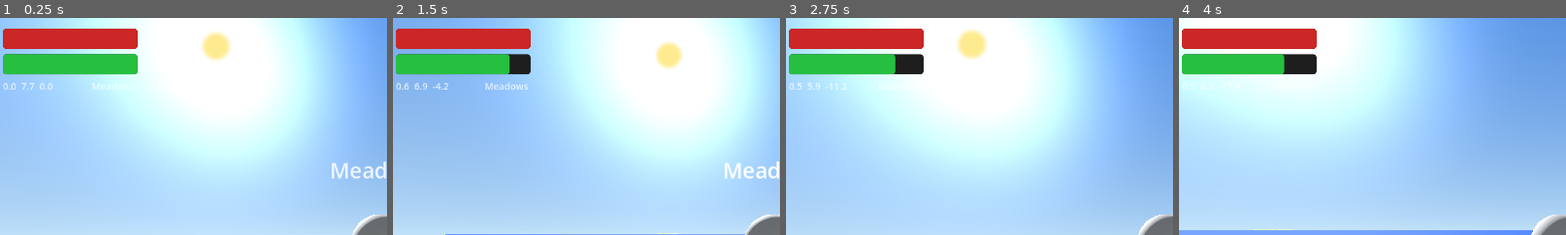
Above: before the commit, frames 1-4 (left to right).
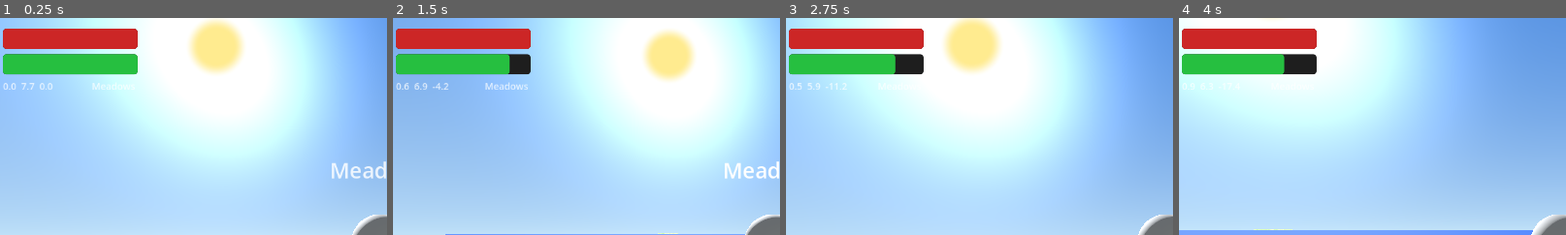
Above: after the commit, the same moments.

Repository: cpeter41/mingusbreath
Game: Godot game, scene res://scenes/world/World.tscn
Same seed, same stepped clock (60 frames per second), same inputs: the game is played once before the commit and once after it.
Inputs (mouse positions are % of the whole screen's width and height, from its top left):
- Up to frame 1 (0.25 s): no input
- Up to frame 2 (1.5 s): move the mouse to (55, 50) at 0.52 s; hold W (move_forward) from 0.53 s (still down); click (55, 50) at 0.6 s; tap Space (jump) at 0.77 s; move the mouse to (45, 50) at 1.27 s; right-click (45, 50) at 1.35 s
- Up to frame 3 (2.75 s): keep holding W (move_forward); tap Space (jump) at 1.52 s; move the mouse to (52, 48) at 2.02 s; tap Ctrl (dodge) at 2.1 s
- Up to frame 4 (4 s): keep holding W (move_forward); move the mouse to (49, 52) at 2.77 s; tap E (interact) at 2.85 s; tap Space (jump) at 3.02, 3.77 s; move the mouse to (57, 51) at 3.52 s; tap Q (spawn_boat) at 3.6 s
The pictures show only the part of the screen within x 1-51%, y 0-50%; the shares and areas given below are measured in that part.

The runs differ from the first frame. In frame 1, 2.3% of the frame differs, in the area x 48-63%, y 0-26%; in frame 2, 2.0%; in frame 3, 2.4%, in the area x 40-56%, y 0-26%; in frame 4, less than 0.1%.

Commit message:
changed sun/moon size

Diff:
--- a/scripts/world/moon.gd
+++ b/scripts/world/moon.gd
@@ -1,8 +1,8 @@
 class_name Moon
 extends DirectionalLight3D
 
-const DISC_DIST    := 900.0
-const DISC_SIZE    := Vector2(55.0, 55.0)
+const DISC_DIST    := 3000.0
+const DISC_SIZE    := Vector2(300.0, 300.0)
 const HORIZON_FADE := 0.1
 
 var _max_energy: float = 0.15
@@ -33,7 +33,7 @@
 	if cam == null:
 		return
 	var dir := global_transform.basis.z.normalized()
-	_disc.visible = dir.y > -0.05
+	_disc.visible = dir.y > -0.1
 	_disc.global_position = cam.global_position + dir * DISC_DIST
 
 
--- a/scripts/world/sun.gd
+++ b/scripts/world/sun.gd
@@ -1,8 +1,8 @@
 class_name Sun
 extends DirectionalLight3D
 
-const DISC_DIST    := 900.0
-const DISC_SIZE    := Vector2(80.0, 80.0)
+const DISC_DIST    := 3000.0
+const DISC_SIZE    := Vector2(500.0, 500.0)
 const HORIZON_FADE := 0.1
 
 var _max_energy: float = 1.0
@@ -32,7 +32,7 @@
 	if cam == null:
 		return
 	var dir := global_transform.basis.z.normalized()
-	_disc.visible = dir.y > -0.05
+	_disc.visible = dir.y > -0.1
 	_disc.global_position = cam.global_position + dir * DISC_DIST
 
 
